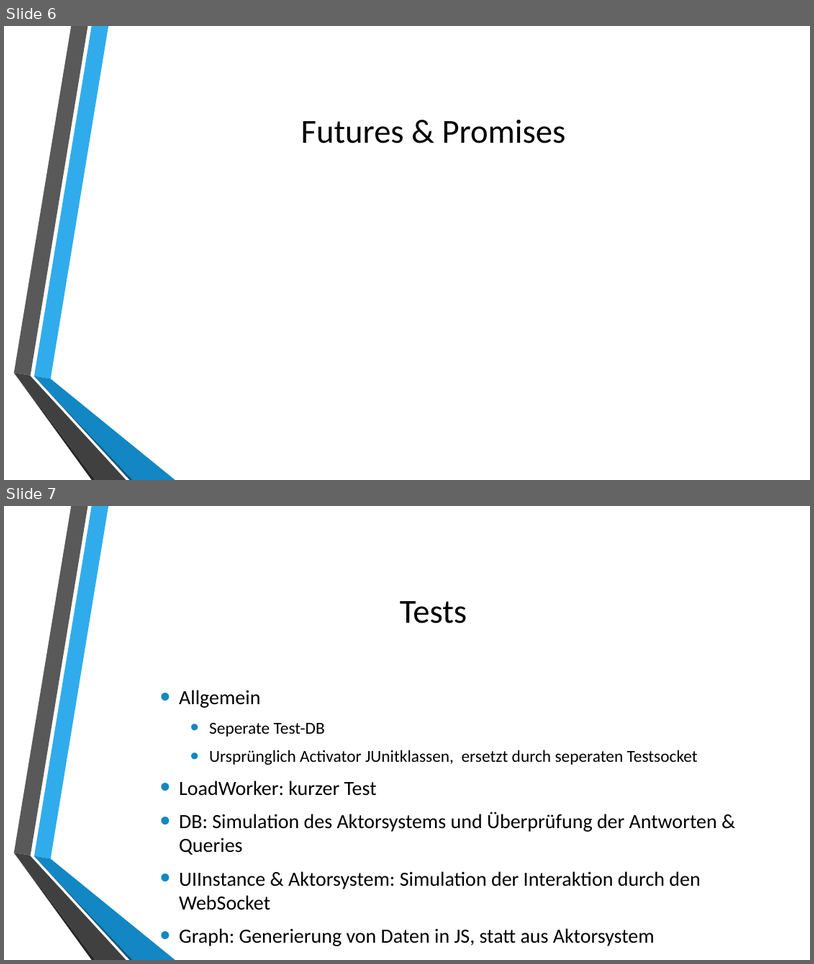
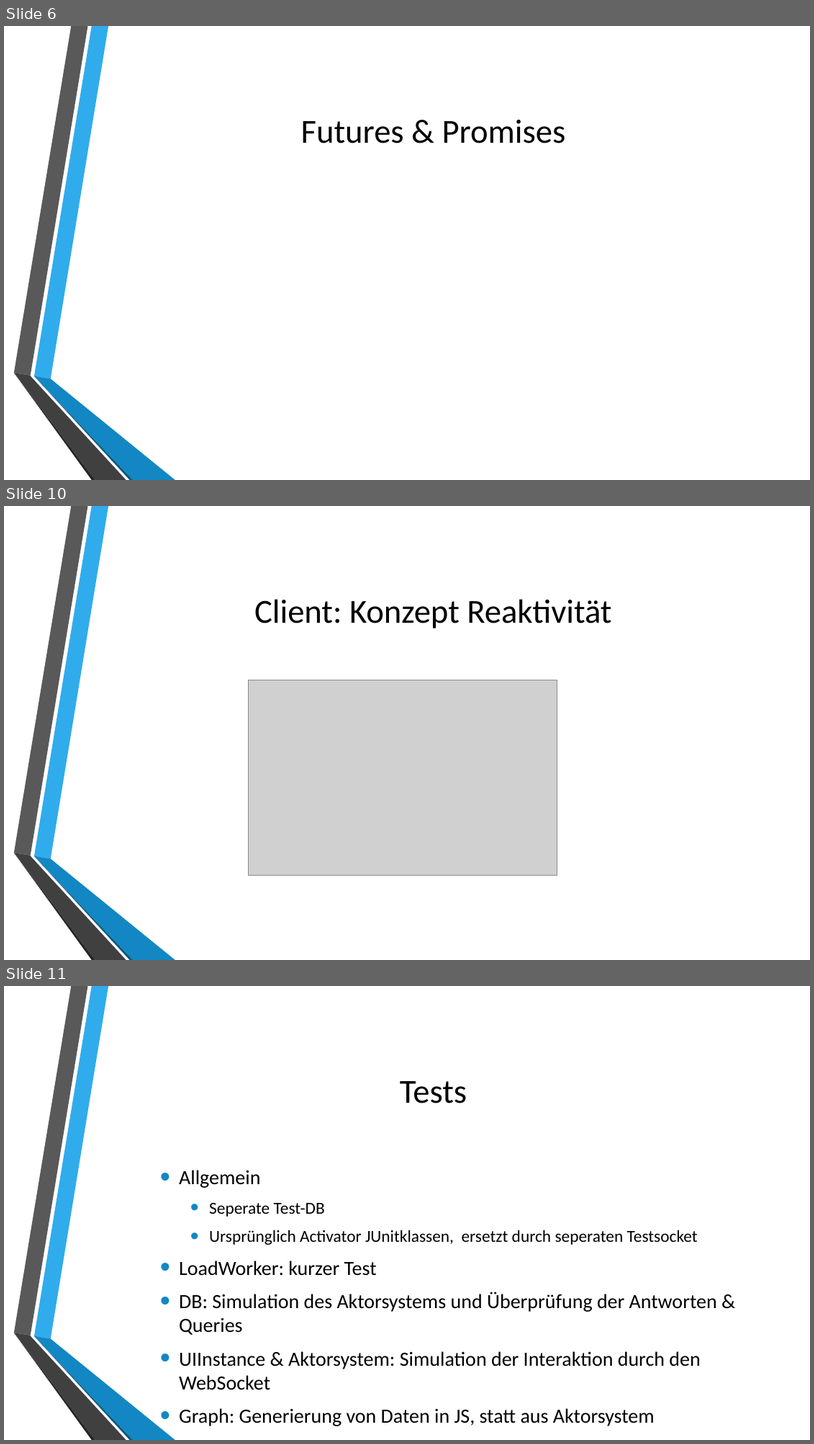
Before and after one commit to autarchprinceps/Reactive-Load-Generator, a slide deck: Dokumentation/Präsentation.pptx. Shown one above the other, each under a label of ours: slides 6 and 7 before the commit, slides 6, 10 and 11 after it; the slides between them are not shown. The pictures are 814x964 and 814x1444 pixels, drawn with LibreOffice and Linux fonts; fonts in the diff are those of the drawing; grey boxes stand for pictures; background and template pictures are left out. Boxes give left, top, right and bottom in pixels: in the first picture for what was removed or moved away, otherwise in the second. Text is boxed around its words. In the diff, an @@ line names an element or a change of style, - is before the commit and + after.

Commit message:
Slides UI & Client Prozess Diagramme

```diff
--- a/Dokumentation/Präsentation.pptx
+++ b/Dokumentation/Präsentation.pptx
@@ slide 10 added at (4, 506, 810, 960), background picture (left out); not listed: 6 template elements that a slide beside it also shows @@
@@ title added at (255, 599, 612, 628), 40 pt, text #000000 @@
+Client: Konzept Reaktivität
@@ picture added at (248, 680, 557, 875) @@
@@ what was slide 7 is now slide 11 @@
```
Also in this commit, not shown: 3 other slides added.
